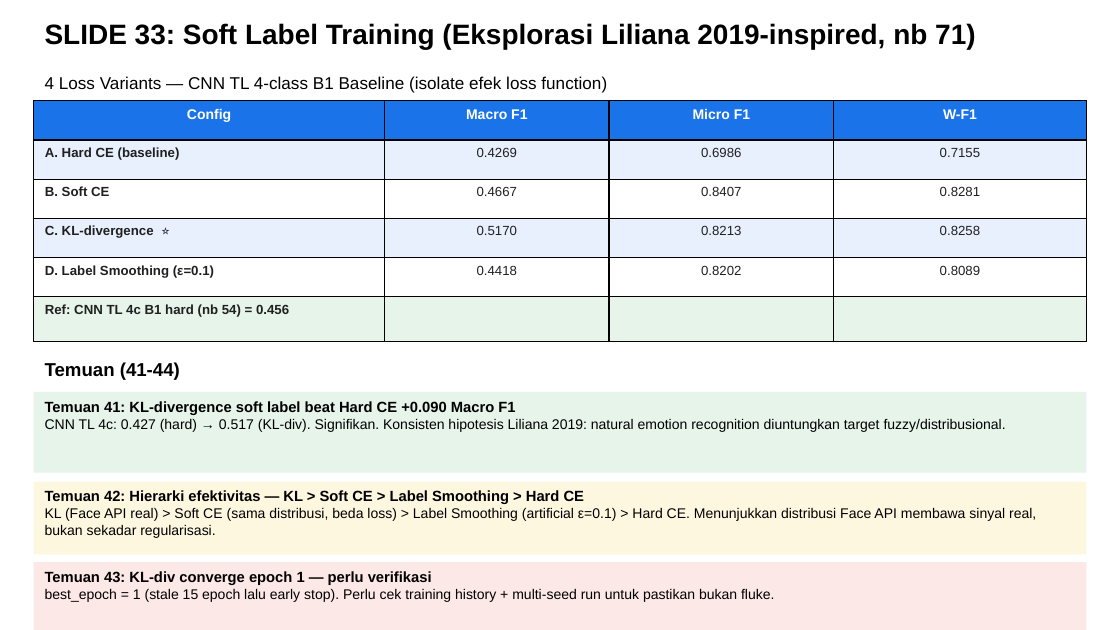
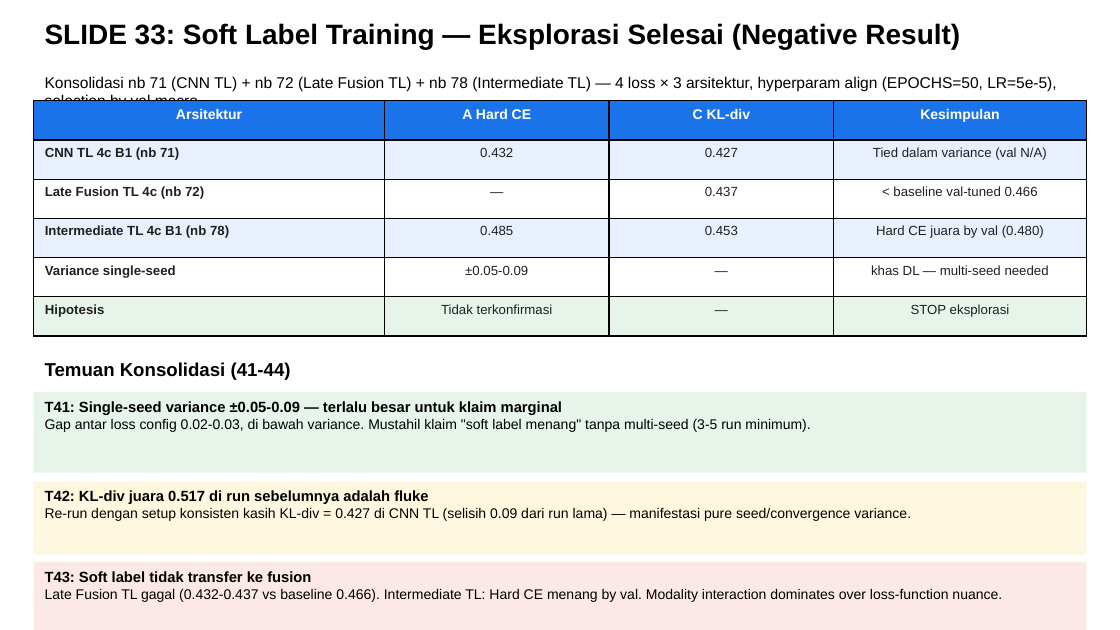
Before and after one commit to taufikhdyt01/MultimodalEmoLearn-CNN-LSTM, a slide deck: slide 130 of docs/PPT Bimbingan.pptx. Drawn at 1120x630 pixels with LibreOffice and Linux fonts; fonts in the diff are those of the drawing. Boxes give left, top, right and bottom in pixels: in the first picture for what was removed or moved away, otherwise in the second. Text is boxed around its words. In the diff, an @@ line names an element or a change of style, - is before the commit and + after.

```diff
--- a/docs/PPT Bimbingan.pptx
+++ b/docs/PPT Bimbingan.pptx
@@ text at [45,23,960,49]: text changed @@
-SLIDE 33: Soft Label Training (Eksplorasi Liliana 2019-inspired, nb 71)
+SLIDE 33: Soft Label Training — Eksplorasi Selesai (Negative Result)
@@ text at [45,76,1056,101]: text changed; size 11 to 10 pt @@
-4 Loss Variants — CNN TL 4-class B1 Baseline (isolate efek loss function)
+Konsolidasi nb 71 (CNN TL) + nb 72 (Late Fusion TL) + nb 78 (Intermediate TL) — 4 loss × 3 arsitektur, hyperparam align (EPOCHS=50, LR=5e-5), selection by val macro.
@@ table at [34,101,1088,336] @@
-row 1: Config | Macro F1 | Micro F1 | W-F1
+row 1: Arsitektur | A Hard CE | C KL-div | Kesimpulan
-row 2: A. Hard CE (baseline) | 0.4269 | 0.6986 | 0.7155
+row 2: CNN TL 4c B1 (nb 71) | 0.432 | 0.427 | Tied dalam variance (val N/A)
-row 3: B. Soft CE | 0.4667 | 0.8407 | 0.8281
+row 3: Late Fusion TL 4c (nb 72) | — | 0.437 | < baseline val-tuned 0.466
-row 4: C. KL-divergence ⭐ | 0.5170 | 0.8213 | 0.8258
+row 4: Intermediate TL 4c B1 (nb 78) | 0.485 | 0.453 | Hard CE juara by val (0.480)
-row 5: D. Label Smoothing (ε=0.1) | 0.4418 | 0.8202 | 0.8089
+row 5: Variance single-seed | ±0.05-0.09 | — | khas DL — multi-seed needed
-row 6: Ref: CNN TL 4c B1 hard (nb 54) = 0.456 |  |  | 
+row 6: Hipotesis | Tidak terkonfirmasi | — | STOP eksplorasi
@@ text at [45,362,291,380]: text changed @@
-Temuan (41-44)
+Temuan Konsolidasi (41-44)
@@ text in rectangle at [45,401,810,432]: text changed @@
-Temuan 41: KL-divergence soft label beat Hard CE +0.090 Macro F1
-CNN TL 4c: 0.427 (hard) → 0.517 (KL-div). Signifikan. Konsisten hipotesis Liliana 2019: natural emotion recognition diuntungkan target fuzzy/distribusional.
+T41: Single-seed variance ±0.05-0.09 — terlalu besar untuk klaim marginal
+Gap antar loss config 0.02-0.03, di bawah variance. Mustahil klaim "soft label menang" tanpa multi-seed (3-5 run minimum).
@@ text in rectangle at [45,490,911,521]: text changed @@
-Temuan 42: Hierarki efektivitas — KL > Soft CE > Label Smoothing > Hard CE
-KL (Face API real) > Soft CE (sama distribusi, beda loss) > Label Smoothing (artificial ε=0.1) > Hard CE. Menunjukkan distribusi Face API membawa sinyal real, bukan sekadar regularisasi.
+T42: KL-div juara 0.517 di run sebelumnya adalah fluke
+Re-run dengan setup konsisten kasih KL-div = 0.427 di CNN TL (selisih 0.09 dari run lama) — manifestasi pure seed/convergence variance.
@@ text in rectangle at [45,571,1002,602]: text changed @@
-Temuan 43: KL-div converge epoch 1 — perlu verifikasi
-best_epoch = 1 (stale 15 epoch lalu early stop). Perlu cek training history + multi-seed run untuk pastikan bukan fluke.
+T43: Soft label tidak transfer ke fusion
+Late Fusion TL gagal (0.432-0.437 vs baseline 0.466). Intermediate TL: Hard CE menang by val. Modality interaction dominates over loss-function nuance.
```
Also in this commit, not shown: 2 other files.
